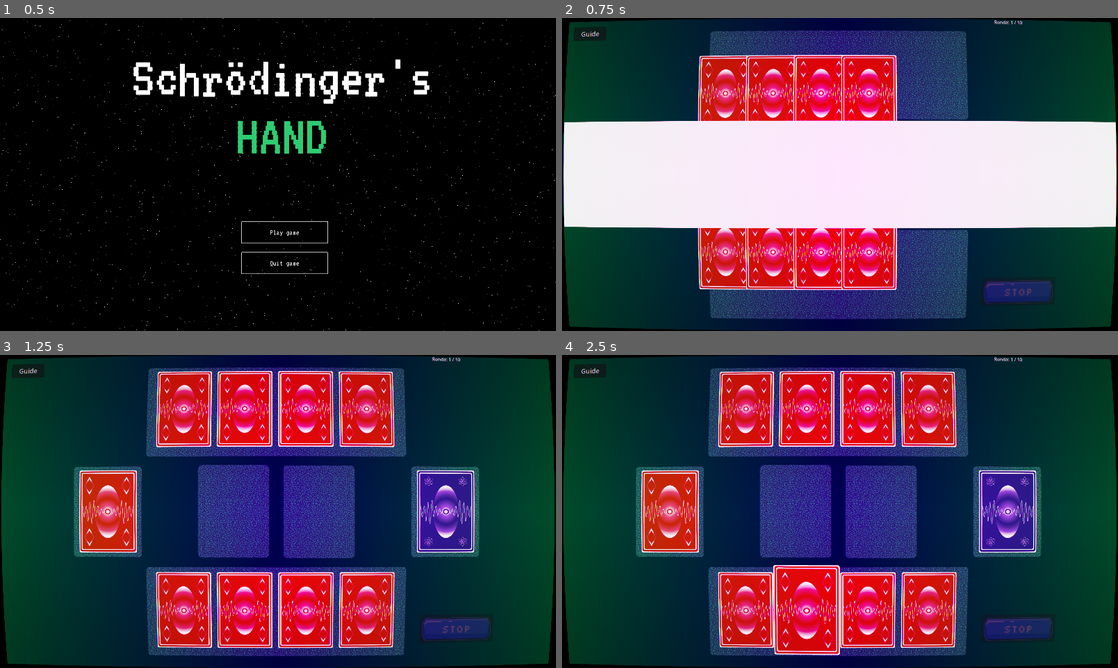
Above: before the commit, frames 1-4 (two rows, left to right).
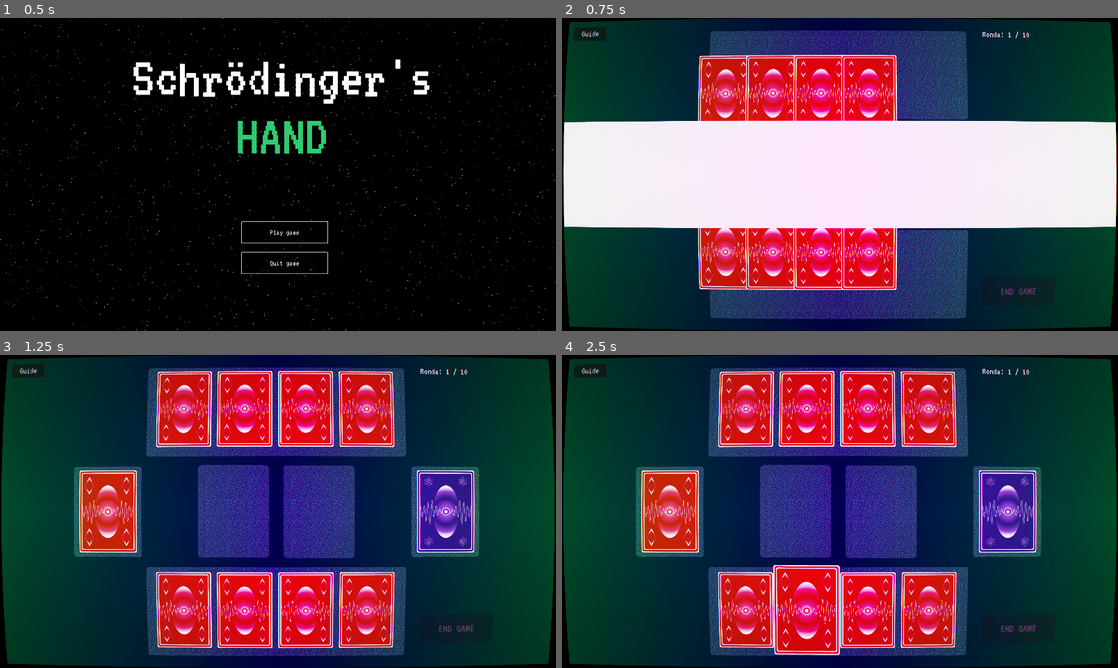
Above: after the commit, the same moments.

Repository: nmanteiga/BrinQo-Quantum-GameJam
Game: Godot game, scene res://scenes/menu/title_screen.tscn
Two runs of this game, one before a commit and one after it. Both use one fixed random seed, a clock stepped at 60 frames per second and the inputs below.
Inputs (mouse positions are in pixels of both pictures, inside the frame that each line leads up to):
- Up to frame 1 (0.5 s): no input
- Up to frame 2 (0.75 s): click "Play game" at 0.5 s
- Up to frame 3 (1.25 s): no input
- Up to frame 4 (2.5 s): move the mouse to (962, 495) at 1.27 s; click (962, 495) at 1.42 s; tap Enter at 2 s; drag from (728, 527) to (812, 574) at 2.02 s

Frame 1 is identical in both runs. In frame 2, 0.9% of the frame differs, in the area x 3-89%, y 0-92%; in frame 3, 0.9%; in frame 4, 0.9%.

Commit message:
Font buttons

Diff:
--- a/scenes/crt_main.tscn
+++ b/scenes/crt_main.tscn
@@ -3,6 +3,7 @@
 [ext_resource type="PackedScene" uid="uid://6vvx8lbe4stq" path="res://scenes/table/table.tscn" id="1_o7dqw"]
 [ext_resource type="Shader" uid="uid://dyqkoyo5o4gvy" path="res://scenes/crt_main.gdshader" id="2_f5c1c"]
 [ext_resource type="Script" uid="uid://clbsdtf1s1g1q" path="res://scenes/crt_main.gd" id="3_crt_script"]
+[ext_resource type="FontFile" uid="uid://bfu4fc1t3nsdj" path="res://assets/VT323/VT323-Regular.ttf" id="4_gg7c6"]
 [ext_resource type="Script" path="res://scenes/help_overlay.gd" id="5_rk4pq"]
 [ext_resource type="Texture2D" uid="uid://76vmw6vemyrr" path="res://assets/tutorial/1.png" id="6_gg7c6"]
 [ext_resource type="Texture2D" uid="uid://d3t3gw28pbys7" path="res://assets/tutorial/2.png" id="7_sdjmb"]
@@ -56,7 +57,8 @@
 offset_top = 20.0
 offset_right = 140.0
 offset_bottom = 70.0
-theme_override_font_sizes/font_size = 24
+theme_override_fonts/font = ExtResource("4_gg7c6")
+theme_override_font_sizes/font_size = 32
 text = "Guide"
 
 [node name="HelpOverlay" type="Panel" parent="SubViewport/UILayer" unique_id=1351460865]
--- a/scenes/table/table.tscn
+++ b/scenes/table/table.tscn
@@ -5,7 +5,6 @@
 [ext_resource type="Texture2D" uid="uid://c6d4ofta0awia" path="res://assets/background/table_v02.png" id="3_0y6hh"]
 [ext_resource type="Texture2D" uid="uid://6cx4d046o4eu" path="res://assets/cards/back/back_v10.png" id="4_gelyt"]
 [ext_resource type="Texture2D" uid="uid://dam45vabjw8dy" path="res://assets/cards/back/back_v05.png" id="5_gelyt"]
-[ext_resource type="Texture2D" uid="uid://07pj6mmqsn30" path="res://assets/buttons/stop.png" id="6_gelyt"]
 [ext_resource type="AudioStream" uid="uid://dci3fqlfqwkct" path="res://assets/sounds/normal_cards/play.mp3" id="7_6tgsi"]
 [ext_resource type="FontFile" uid="uid://bfu4fc1t3nsdj" path="res://assets/VT323/VT323-Regular.ttf" id="7_ctt8d"]
 [ext_resource type="AudioStream" uid="uid://d156es4c7pkne" path="res://assets/sounds/normal_cards/draw1.mp3" id="7_tg5vf"]
@@ -140,10 +139,12 @@
 anchor_left = 0.78000003
 anchor_right = 1.001
 anchor_bottom = 0.16800001
-offset_left = -0.60009766
-offset_top = -2.0
-offset_right = -0.92004395
-offset_bottom = -0.4400177
+offset_left = -44.600098
+offset_top = 38.0
+offset_right = -44.920044
+offset_bottom = 39.559982
+theme_override_fonts/font = ExtResource("7_ctt8d")
+theme_override_font_sizes/font_size = 32
 
 [node name="BotonPlantarse" type="Button" parent="CanvasLayer" unique_id=1968019780]
 anchors_preset = -1
@@ -155,7 +156,10 @@
 offset_top = -11.040039
 offset_right = 61.559937
 offset_bottom = -35.240112
-icon = ExtResource("6_gelyt")
+theme_override_fonts/font = ExtResource("7_ctt8d")
+theme_override_font_sizes/font_size = 40
+text = "END GAME
+"
 
 [node name="PanelGameOver" type="Panel" parent="CanvasLayer" unique_id=2028273790]
 anchors_preset = -1
